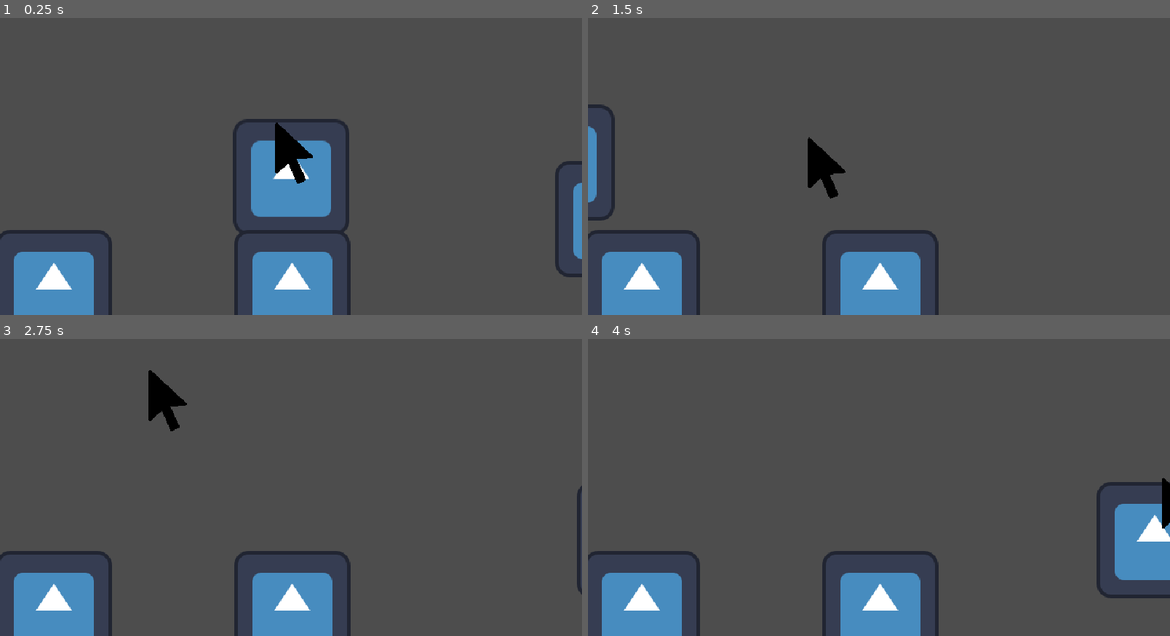
Above: before the commit, frames 1-4 (two rows, left to right).
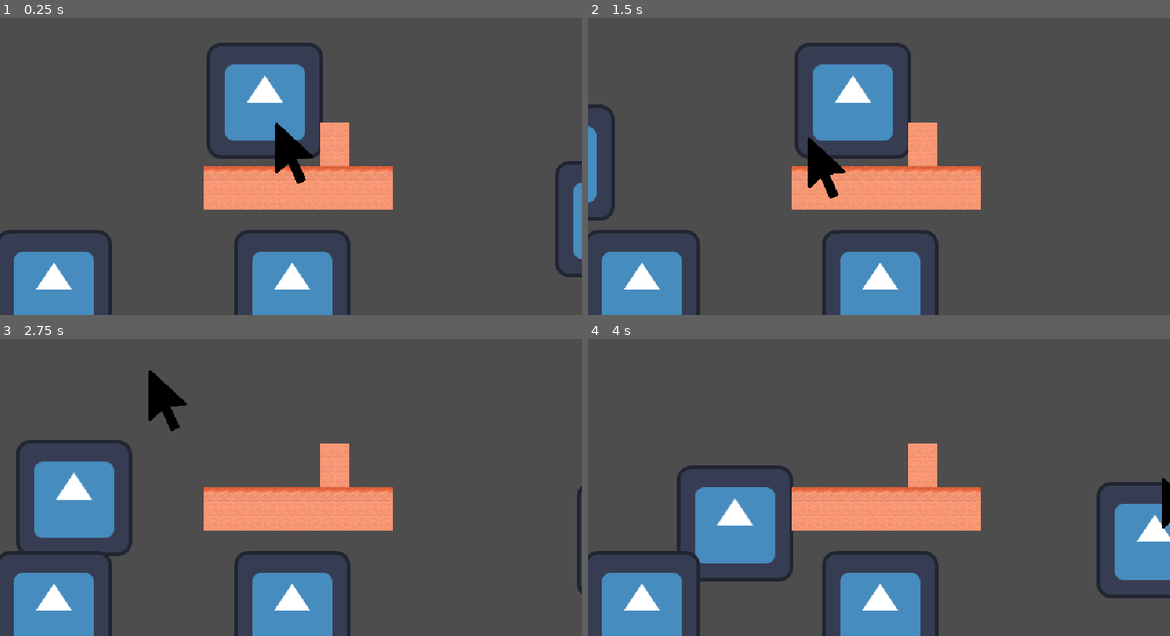
Above: after the commit, the same moments.

Repository: LeResteDuMonde/GameJamPSU
Game: Godot game, scene res://scene/Main.tscn
Two runs of this game, one before a commit and one after it. Both use one fixed random seed, a clock stepped at 60 frames per second and the inputs below. The engine's default icon, where the game draws it, is replaced by a stand-in: a white triangle on a blue panel in a dark square.
Inputs (mouse positions are in pixels of both pictures, inside the frame that each line leads up to):
- Up to frame 1 (0.25 s): no input
- Up to frame 2 (1.5 s): move the mouse to (1007, 133) at 0.52 s; hold D (right) from 0.53 s (still down); click (1007, 133) at 0.6 s; tap Space (jump) at 0.77 s; move the mouse to (762, 166) at 1.27 s; click (762, 166) at 1.35 s
- Up to frame 3 (2.75 s): tap Space (jump) at 1.52 s; move the mouse to (349, 401) at 2.02 s; release D (right) at 2.03 s; hold Q (left) from 2.03 s (still down); click (349, 401) at 2.1 s
- Up to frame 4 (4 s): move the mouse to (849, 537) at 2.77 s; release Q (left) at 2.78 s; hold D (right) from 2.78 s (still down); click (849, 537) at 2.85 s; tap Space (jump) at 3.02, 3.77 s; move the mouse to (1053, 520) at 3.52 s; click (1053, 520) at 3.6 s

The runs differ from the first frame. In frame 1, 11% of the frame differs, in the area x 35-68%, y 8-73%; in frame 2, 9.5%; in frame 3, 9.8%; in frame 4, 9.8%.

Commit message:
flameFrame and main scene merge

Diff:
--- a/scene/Main.tscn
+++ b/scene/Main.tscn
@@ -1,15 +1,17 @@
 [gd_scene load_steps=6 format=3 uid="uid://r2jg2qa78ljk"]
 
-[ext_resource type="PackedScene" uid="uid://3n3atoqehe5u" path="res://scene/Player.tscn" id="1_5qlf1"]
-[ext_resource type="PackedScene" uid="uid://beknppsfrgvct" path="res://scene/Cursor.tscn" id="1_mgw5y"]
 [ext_resource type="PackedScene" uid="uid://c81jqkjhumv0x" path="res://scene/Platform.tscn" id="2_kb0mr"]
 [ext_resource type="PackedScene" uid="uid://7keiadubnxu6" path="res://scene/MoovingPlatform.tscn" id="5_x6sdr"]
 [ext_resource type="PackedScene" uid="uid://clx0tvtrn2uj6" path="res://scene/CagedMonster.tscn" id="6_3gsa4"]
+[ext_resource type="PackedScene" uid="uid://cig1lktdll0l8" path="res://scene/Player.tscn" id="1_5qlf1"]
+[ext_resource type="PackedScene" uid="uid://do3cgg7aspb21" path="res://scene/Cursor.tscn" id="1_mgw5y"]
+[ext_resource type="PackedScene" uid="uid://dxando70wohj8" path="res://scene/Tiles.tscn" id="3_1o3jh"]
 
 [node name="Main" type="Node2D"]
 position = Vector2(2, -2)
 
 [node name="Player" parent="." instance=ExtResource("1_5qlf1")]
+position = Vector2(0, -32)
 
 [node name="Camera" type="Camera2D" parent="."]
 
@@ -35,3 +37,5 @@
 
 [node name="CagedMonster" parent="." instance=ExtResource("6_3gsa4")]
 position = Vector2(-452, 14)
+
+[node name="Tiles" parent="." instance=ExtResource("3_1o3jh")]
--- /dev/null
+++ b/scene/Tiles.tscn
@@ -0,0 +1,10 @@
+[gd_scene load_steps=2 format=3 uid="uid://dxando70wohj8"]
+
+[ext_resource type="TileSet" uid="uid://ornorphhiqrt" path="res://tileSet/ground.tres" id="3_oksom"]
+
+[node name="Tiles" type="Node2D"]
+
+[node name="Ground" type="TileMap" parent="."]
+tile_set = ExtResource("3_oksom")
+format = 2
+layer_0/tile_data = PackedInt32Array(196602, 1, 0, 196603, 1, 0, 196604, 1, 0, 196605, 1, 0, 196606, 1, 0, 196607, 1, 0, 131072, 1, 0, 131073, 1, 0, 131074, 1, 0, 131075, 1, 0, 131076, 1, 0, 131077, 1, 0, 131078, 1, 0, 262138, 1, 0, 262139, 1, 0, 262140, 1, 0, 262141, 1, 0, 262142, 1, 0, 262143, 1, 0, 196608, 1, 0, 196609, 1, 0, 196610, 1, 0, 196611, 1, 0, 196612, 1, 0, 196613, 1, 0, 196614, 1, 0, 131066, 0, 0, 131067, 0, 0, 131068, 0, 0, 131069, 0, 0, 131070, 0, 0, 131071, 0, 0, 65536, 0, 0, 65537, 0, 0, 65538, 0, 0, 65539, 0, 0, 65540, 0, 0, 65541, 0, 0, 65542, 0, 0, 2, 1, 0, -65534, 1, 0, -131070, 1, 0, -131069, 1, 0, -65533, 1, 0, 3, 1, 0)
--- /dev/null
+++ b/tileSet/ground.tres
@@ -0,0 +1,23 @@
+[gd_resource type="TileSet" load_steps=5 format=3 uid="uid://ornorphhiqrt"]
+
+[ext_resource type="Texture2D" uid="uid://c5ke2pn4kwj4" path="res://sprite/groundTile1.png" id="1_tgltl"]
+[ext_resource type="Texture2D" uid="uid://y5fwjdse6sdi" path="res://sprite/groundTile2.png" id="2_dwwd5"]
+
+[sub_resource type="TileSetAtlasSource" id="TileSetAtlasSource_spi3t"]
+texture = ExtResource("1_tgltl")
+0:0/0 = 0
+0:0/0/physics_layer_0/linear_velocity = Vector2(0, 0)
+0:0/0/physics_layer_0/angular_velocity = 0.0
+0:0/0/physics_layer_0/polygon_0/points = PackedVector2Array(-8, -8, 8, -8, 8, 8, -8, 8)
+
+[sub_resource type="TileSetAtlasSource" id="TileSetAtlasSource_mehao"]
+texture = ExtResource("2_dwwd5")
+0:0/0 = 0
+0:0/0/physics_layer_0/linear_velocity = Vector2(0, 0)
+0:0/0/physics_layer_0/angular_velocity = 0.0
+0:0/0/physics_layer_0/polygon_0/points = PackedVector2Array(-8, -8, 8, -8, 8, 8, -8, 8)
+
+[resource]
+physics_layer_0/collision_layer = 1
+sources/0 = SubResource("TileSetAtlasSource_spi3t")
+sources/1 = SubResource("TileSetAtlasSource_mehao")
Binary file added: sprite/flameFrame1.png
Not shown, added: sprite/flameFrame1.png.import
Binary file added: sprite/flameFrame2.png
Not shown, added: sprite/flameFrame2.png.import
Binary file added: sprite/flameFrame3.png
Not shown, added: sprite/flameFrame3.png.import
